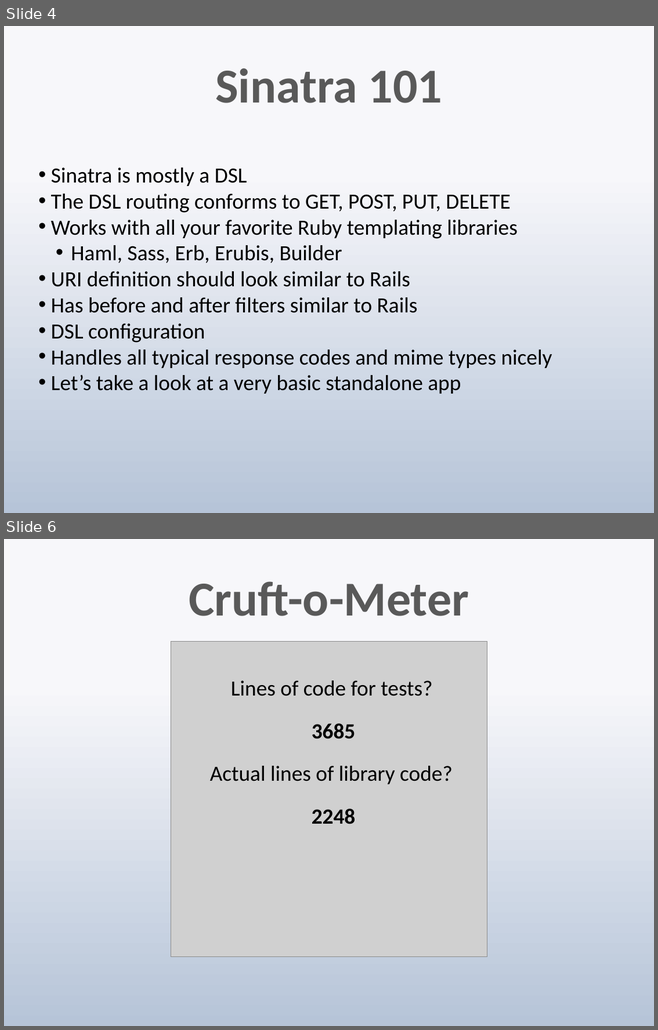
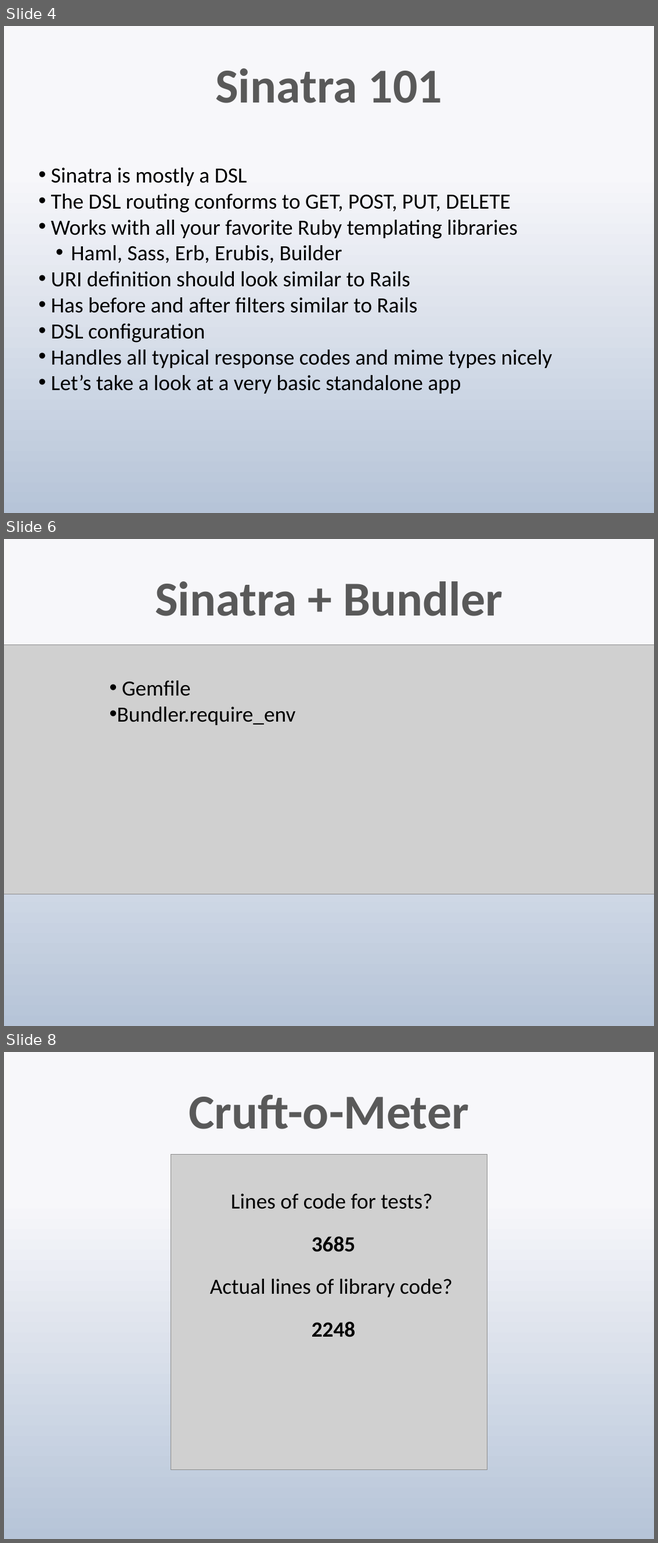
Before and after one commit to techwhizbang/sinatra_slideshow, a slide deck: sinatra.pptx. Shown one above the other, each under a label of ours: slides 4 and 6 before the commit, slides 4, 6 and 8 after it; the slides between them are not shown. The pictures are 658x1030 and 658x1543 pixels, drawn with LibreOffice and Linux fonts; fonts in the diff are those of the drawing; grey boxes stand for pictures. Boxes give left, top, right and bottom in pixels: in the first picture for what was removed or moved away, otherwise in the second. Text is boxed around its words. In the diff, an @@ line names an element or a change of style, - is before the commit and + after.

```diff
--- a/sinatra.pptx
+++ b/sinatra.pptx
@@ slide 6 added at [4,539,654,1026], background gradient #F7F9FB to #B7C6D9 @@
@@ title added at [155,581,502,616], 54 pt, text gradient #595959 to #262626, bold @@
+Sinatra + Bundler
@@ picture added at [4,645,654,894] @@
@@ text added at [117,681,296,725], 24 pt, text #000000 @@
+• Gemfile
+• Bundler.require_env
@@ what was slide 6 is now slide 8 @@
```
Also in this commit, not shown: 1 slide changed, 6 other slides added, 2 other files.
